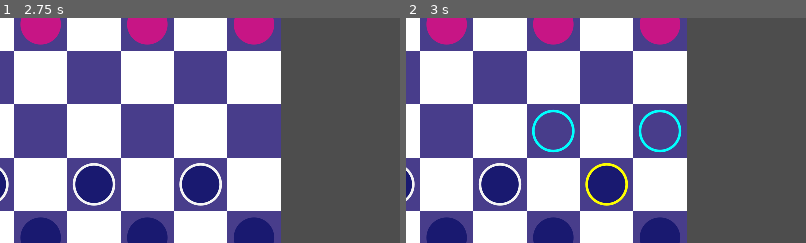
Above: before the commit, frames 1-2 (left to right).
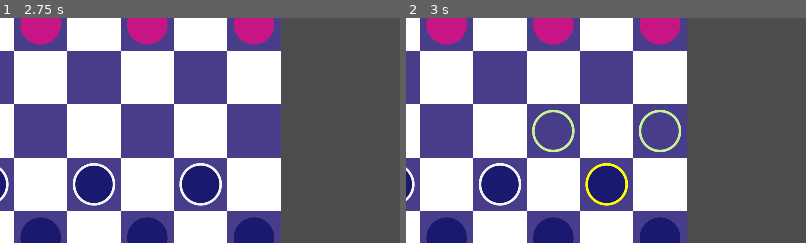
Above: after the commit, the same moments.

Repository: mattsullentrup/godot-checkers
Game: Godot game, scene res://rewrite/level/level.tscn
Two runs of this game, one before a commit and one after it. Both use one fixed random seed, a clock stepped at 60 frames per second and the inputs below.
Inputs (mouse positions are % of the whole screen's width and height, from its top left):
- Up to frame 1 (2.75 s): tap Enter at 0.5, 2 s; move the mouse to (72, 45) at 0.52 s; press the mouse at (72, 45) at 0.53 s; tap Space at 1.25 s; move the mouse to (30, 55) at 1.27 s; release the mouse at (30, 55) at 1.28 s; right-click (30, 55) at 1.35 s; click (30, 55) at 1.42 s; move the mouse to (60, 28) at 2.02 s; press the mouse at (60, 28) at 2.03 s
- Up to frame 2 (3 s): tap Space at 2.75 s; move the mouse to (45, 70) at 2.77 s; release the mouse at (45, 70) at 2.78 s; right-click (45, 70) at 2.85 s; click (45, 70) at 2.92 s
The pictures show only the part of the screen within x 18-68%, y 28-78%; the shares and areas given below are measured in that part.

Frame 1 is identical in both runs. In frame 2, 0.8% of the frame differs, in the area x 31-69%, y 40-60%.

Commit message:
Update unit_visuals.gd
Change available cell color

Diff:
--- a/9_10_24_checkers/rewrite/units/unit/unit_visuals.gd
+++ b/9_10_24_checkers/rewrite/units/unit/unit_visuals.gd
@@ -6,6 +6,7 @@
 const WIDTH = 5
 @warning_ignore("integer_division")
 const OFFSET = Vector2i(Globals.CELL_SIZE / 2, Globals.CELL_SIZE / 2)
+const AVAILABLE_CELL_COLOR = Color("c8f294")
 
 var radius: float = INITIAL_RADIUS
 var _color: Color
@@ -38,7 +39,7 @@
 			var local_pos = Vector2i(to_local(world_pos))
 			draw_circle(
 					local_pos + OFFSET,
-					INITIAL_RADIUS, Color.AQUA, false, WIDTH, true
+					INITIAL_RADIUS, AVAILABLE_CELL_COLOR, false, WIDTH, true
 			)
 	elif _parent.can_move:
 		draw_circle(OFFSET, radius, Color.WHITE_SMOKE, false, WIDTH, true)
